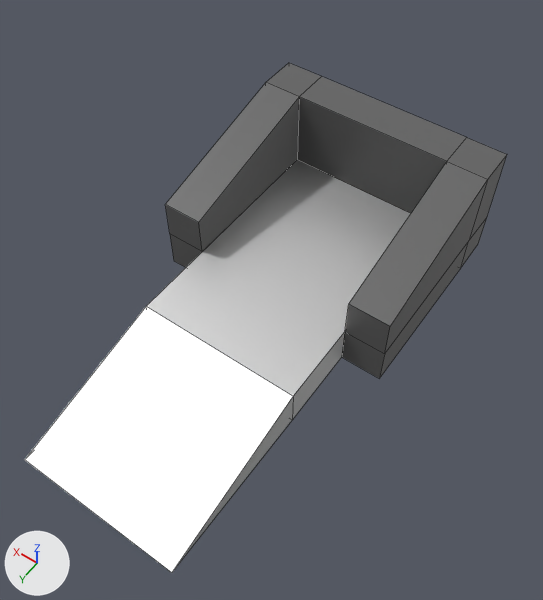
Renders of the Blender file Assets/Prefabs/Objects/HubWorld/BodyRamp.blend from each side of a commit.
The view is the same before and after, from a camera (50 mm lens) standing at (-6.28, 9.75, 14.4) and looking at (-0.49, 1.65, 1.68). Lighting does not change. The marker at lower left points along +X, +Y and +Z. The older version comes first. Mesh edges are drawn as thin lines.

Objects in the first picture: 'UpgradeRamp'.
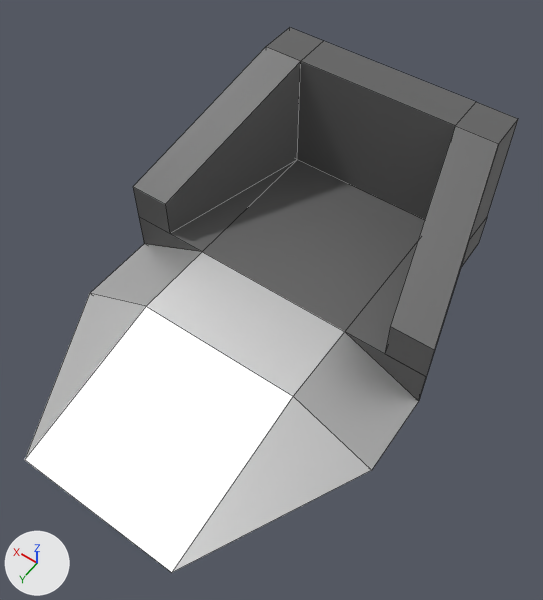
Where the newer file only moved an object's origin or applied its transform, the numbers keep the older frame.

Where the change shows, as pixel boxes [x1, y1, x2, y2] in the pictures (543 x 600 px; the box of a moved part takes in the faces that stretch with it):
'UpgradeRamp', reshaped (7% taller)
    before: [25, 63, 507, 572]
    after: [25, 28, 518, 572]
part 1 of me_cube, moved or reshaped
    before: [146, 63, 507, 571]
    after: [25, 28, 518, 572]

The change, as a diff of the scene's bpy script:
```diff
--- a/Assets/Prefabs/Objects/HubWorld/BodyRamp.blend.py
+++ b/Assets/Prefabs/Objects/HubWorld/BodyRamp.blend.py
@@ me_cube @@
 # used by ob_upgraderamp; location = (0.0, -4.0, 2.0)
-me_cube.from_pydata(...)  # 42 vertices, 41 faces; spans x -3.0..3.0, y 0.0..11.0, z -2.0..1.0
+me_cube.from_pydata(...)  # 46 vertices, 45 faces; spans x -4.0..4.0, y 0.0..11.0, z -2.0..2.0
+# me_cube part 1
+# 12 vertices are removed from x -3.0..3.0, y 1.0..7.0, z -2.0..1.0
+# 29 faces are deleted
+# 4 vertices in x -3.0..3.0, y 0.0, z 1.0 move by (0.0, 0.0, 1.0)
+# 16 vertices are added at x -4.0..4.0, y 1.0..7.0, z -2.0..2.0
+# 26 new faces join them, mat_darkmetal_001 (dark grey #636363)
+# 7 new faces join them, mat_metal_001 (white #e7e7e7)
 me_cube.materials.append(mat_metal_001)
```
